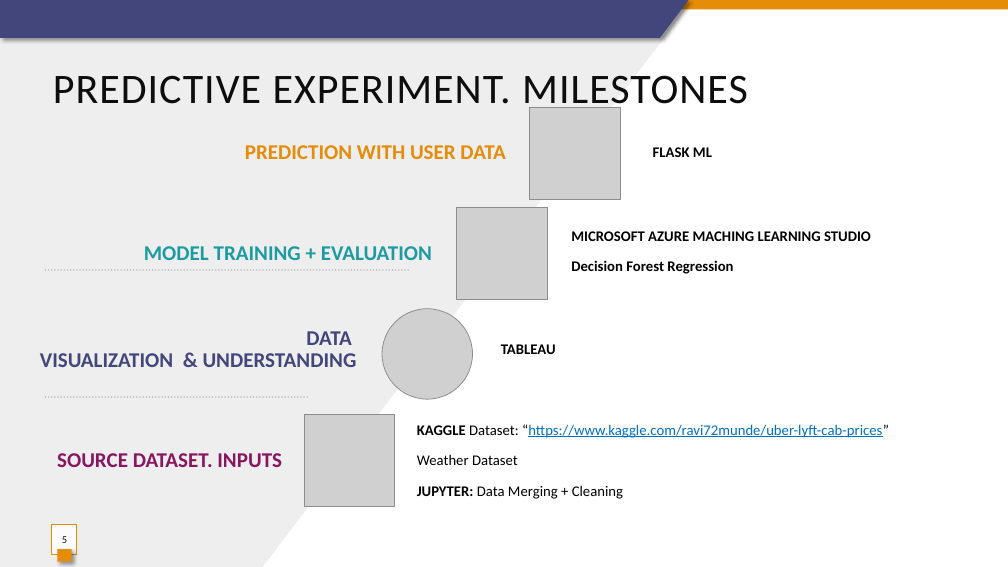
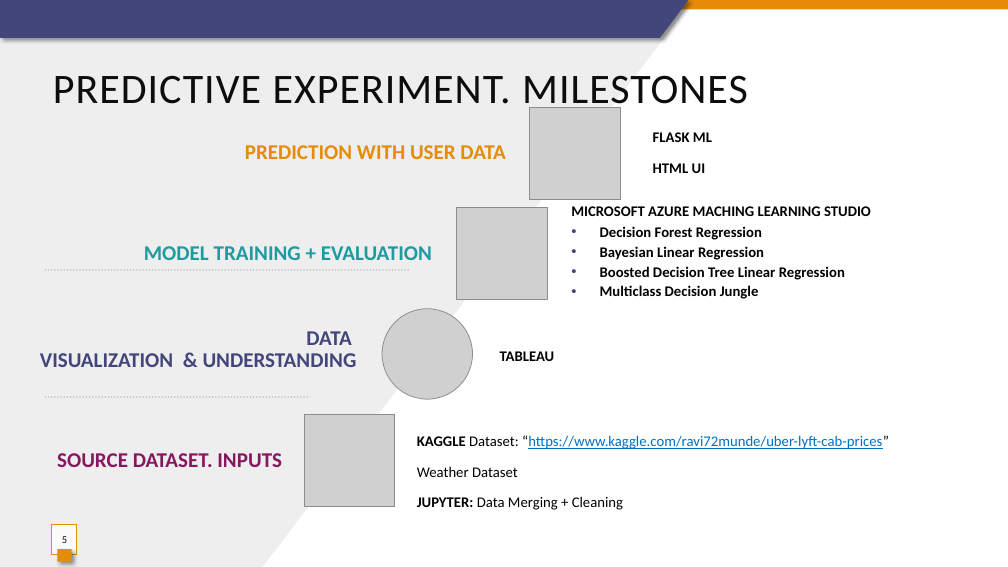
Before and after one commit to eugeniagr/WhoRunTheWorld_TaxisProject, a slide deck: slide 5 of UBER_LYFT_prices_prediction_Project_final.pptx. Drawn at 1008x567 pixels with LibreOffice and Linux fonts; fonts in the diff are those of the drawing; grey boxes stand for pictures. Boxes give left, top, right and bottom in pixels: in the first picture for what was removed or moved away, otherwise in the second. Text is boxed around its words. In the diff, an @@ line names an element or a change of style, - is before the commit and + after.

```diff
--- a/UBER_LYFT_prices_prediction_Project_final.pptx
+++ b/UBER_LYFT_prices_prediction_Project_final.pptx
@@ text at box(653, 163, 706, 173): paragraph added @@
+HTML UI
@@ text at box(600, 226, 762, 240): bullet none to •; line spacing 0.9 to 1; less space between paragraphs @@
@@ text at box(600, 246, 845, 299): paragraphs added @@
+• Bayesian Linear Regression
+• Boosted Decision Tree Linear Regression
+• Multiclass Decision Jungle
@@ text "TABLEAU": place and size @@
-text "TABLEAU" at box(501, 344, 556, 354)
+text "TABLEAU" at box(500, 351, 555, 361)
@@ text "KAGGLE Dataset: “https://www.kaggle.com/ravi72munde/uber-lyf ...": place and size @@
-text "KAGGLE Dataset: “https://www.kaggle.com/ravi72munde/uber-lyf ..." at box(417, 424, 889, 499)
+text "KAGGLE Dataset: “https://www.kaggle.com/ravi72munde/uber-lyf ..." at box(417, 435, 889, 510)
```
Also in this commit, not shown: 2 other slides changed, 2 slides added, 1 other file.
